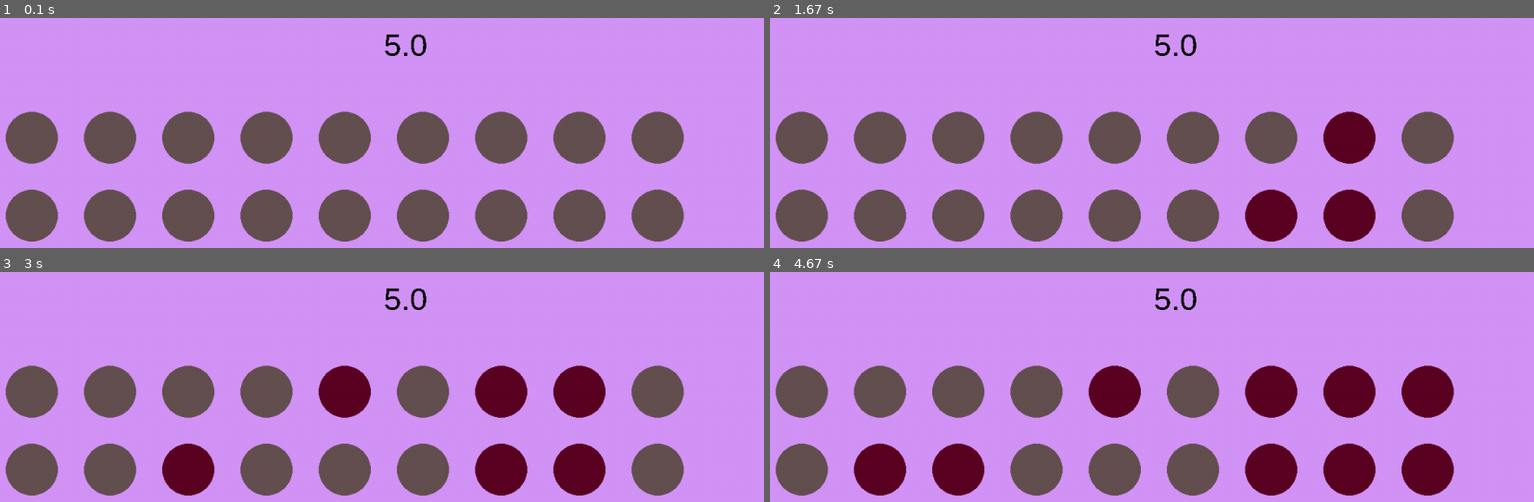
Above: before the commit, frames 1-4 (two rows, left to right).
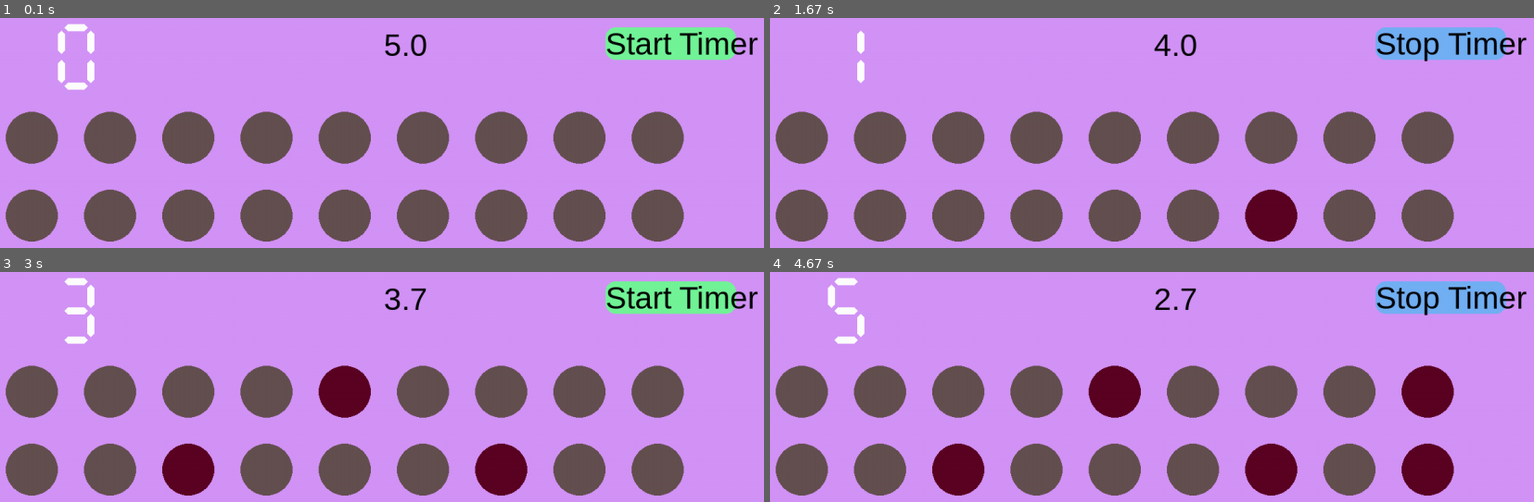
Above: after the commit, the same moments.

Repository: cjpalmer330/pygametest
Game: pygame game, started from main.py
The game is run twice, just before and just after one commit, with the same random seed, the same clock (stepped at 60 frames per second) and the same inputs.
Inputs (mouse positions are in pixels of both pictures, inside the frame that each line leads up to):
- Up to frame 1 (0.1 s): no input
- Up to frame 2 (1.67 s): press the mouse at (1442, 43) at 0.37 s; move the mouse to (1167, 100) at 0.47 s; release the mouse at (899, 158) at 0.6 s; press the mouse at (1442, 43) at 0.7 s; move the mouse to (1335, 195) at 0.8 s; release the mouse at (outside the picture) at 0.93 s; press the mouse at (1442, 43) at 1.03 s; move the mouse to (1343, 135) at 1.13 s; release the mouse at (1243, 227) at 1.27 s; click (1258, 213) at 1.38 s
- Up to frame 3 (3 s): press the mouse at (488, 467) at 1.7 s; move the mouse to (496, 423) at 1.8 s; release the mouse at (496, 380) at 1.93 s; press the mouse at (672, 297) at 2.03 s; move the mouse to (412, 426) at 2.13 s; release the mouse at (outside the picture) at 2.27 s; click (183, 483) at 2.38 s; click (336, 380) at 2.72 s
- Up to frame 4 (4.67 s): press the mouse at (1442, 297) at 3.03 s; move the mouse to (1167, 403) at 3.13 s; release the mouse at (outside the picture) at 3.27 s; click (1442, 476) at 3.38 s; press the mouse at (1442, 297) at 3.7 s; move the mouse to (1327, 375) at 3.8 s; release the mouse at (1220, 453) at 3.93 s; click (1449, 389) at 4.05 s; press the mouse at (1442, 297) at 4.37 s; move the mouse to (1159, 373) at 4.47 s; release the mouse at (876, 451) at 4.6 s

The runs differ from the first frame. In frame 1, 3.1% of the frame differs, in the area x 7-100%, y 2-32%; in frame 2, 5.3%; in frame 3, 6.8%; in frame 4, 8.1%, in the area x 7-100%, y 2-98%.

Commit message:
Aim clicker game, custom seven segment display

Diff:
--- a/main.py
+++ b/main.py
@@ -1,6 +1,8 @@
 import os
 import pygame
+from sevenSegment import sevenSegment
 import math
+
 # pygame setup
 pygame.init()
 screen = pygame.display.set_mode((1280, 720))
@@ -45,9 +47,19 @@
 # drawing
 timeBeforeReset = 5 * 60  # 60 is fps
 font = pygame.font.SysFont('Helvetica', 48)
-pushedStart = 0
+pushedStart, targetCount = 0, 0
+startGreen = '#73f598'
+startText = "Start Timer"
+startRectColor = startGreen
+
+# game run
 while running:
     screen.fill('#d394f7')
+
+    # start timer
+    startRect = pygame.Rect(screen.get_width() - 300, 50, 200, 50)
+    pygame.draw.rect(screen, startRectColor, startRect, 0 , 15)
+
     # timer
     if pushedStart:
         timeBeforeReset -= 1
@@ -55,13 +67,14 @@
             for target in targets:
                 target.targetColor = (100, 80, 80)
             timeBeforeReset = 5 * 60
+            targetCount = 0
 
-    #display tenths of a second
+    # display tenths of a second
     displayTimer = float(timeBeforeReset / 60)
-    text_surface = font.render(str("%.1f" % displayTimer), False, (0, 0, 0))
-    screen.blit(text_surface, (screen.get_width()/2, 50))
+    timerSurface = font.render(str("%.1f" % displayTimer), True, (0, 0, 0))
+    screen.blit(timerSurface, (screen.get_width() / 2, 50))
 
-    #drawing targets
+    # drawing targets
     for target in targets:
         pygame.draw.circle(screen, target.targetColor, (target.centerX, target.centerY), target.radius)
     # poll for events
@@ -69,21 +82,40 @@
     for event in pygame.event.get():
         if event.type == pygame.QUIT:
             running = False
+        elif event.type == pygame.MOUSEBUTTONDOWN:
+            mouseX, mouseY = pygame.mouse.get_pos()
+            # start and stop timer, change color to indicate
+            if ((startRect.x < mouseX < startRect.x + startRect.w) and
+                    (startRect.y < mouseY < startRect.y + startRect.h)):
+                print("inside the button")
+                if startRectColor == startGreen:
+                    startRectColor = '#73b0f5'
+                    startText = "Stop Timer"
+                    pushedStart = 1
+                else:
+                    startRectColor = startGreen
+                    startText = "Start Timer"
+                    pushedStart = 0
+
+            print(mouseX, mouseY, startRect.x, startRect.w, startRect.y, startRect.h, running)
+            # change target color on click
+            for target in targets:
+                if ((target.centerX - mouseX) ** 2 + (target.centerY - mouseY) ** 2) < target.radius ** 2:
+                    if(target.hit == 1): break
+                    target.hit = 1
+                    target.targetColor = '#5c0323'
+                    targetCount += 1
+                    break
 
     # on click we check if the position is within one of the target
     # if we are within the target set that target to 1 == hit, and change color
-    if pygame.mouse.get_pressed()[0]:
-        mouseX, mouseY = pygame.mouse.get_pos()
-        for target in targets:
-            if ((target.centerX - mouseX) ** 2 + (target.centerY - mouseY) ** 2) < target.radius ** 2:
-                target.hit = 1
-                target.targetColor = '#5c0323'
-                break
+    # print the start / stop text
+    startSurface = font.render(startText, True, (0, 0, 0))
+    screen.blit(startSurface, (screen.get_width() - 300, 48))
 
-    # fill the screen with a color to wipe away anything from last frame
-
-    # RENDER YOUR GAME HERE
-
+    # testing segment
+    testingSegment = sevenSegment(targetCount, 10, '#FFFFFF', '#333333', 150, 50, screen)
+    # testingSegment.drawHorizontalSegment('#FFFFFF', 150, 150)
     # flip() the display to put your work on screen
     pygame.display.flip()
 
--- /dev/null
+++ b/sevenSegment.py
@@ -0,0 +1,96 @@
+import pygame
+
+
+class sevenSegment:
+    segments = [0, 0, 0, 0, 0, 0, 0]
+
+    def __init__(self, inputNum, inputSize, activateColor, deactivateColor, posX, posY, inputScreen):
+        self.number = inputNum
+        self.activeColor = activateColor
+        self.deactiveColor = deactivateColor
+        self.sizeFactor = inputSize
+        self.posX = posX
+        self.posY = posY
+        self.screen = inputScreen
+        self.calcNum()
+        # position is the top left corner of the segment. all positions realtive to that point.
+
+    # calculating for the input num value
+
+    def calcNum(self):
+        """
+            |---0---|
+            5       1
+            |---6---|
+            4       2
+            |---3---|
+        """
+        # determining which segments to show
+        if self.number == 0:
+            self.segments = [1, 1, 1, 1, 1, 1, 0]
+        elif self.number == 1:
+            self.segments = [0, 1, 1, 0, 0, 0, 0]
+        elif self.number == 2:
+            self.segments = [1, 1, 0, 1, 1, 0, 1]
+        elif self.number == 3:
+            self.segments = [1, 1, 1, 1, 0, 0, 1]
+        elif self.number == 4:
+            self.segments = [0, 1, 1, 0, 0, 1, 1]
+        elif self.number == 5:
+            self.segments = [1, 0, 1, 1, 0, 1, 1]
+        elif self.number == 6:
+            self.segments = [1, 0, 1, 1, 1, 1, 1]
+        elif self.number == 7:
+            self.segments = [1, 1, 1, 0, 0, 0, 0]
+        elif self.number == 8:
+            self.segments = [1, 1, 1, 1, 1, 1, 1]
+        elif self.number == 9:
+            self.segments = [1, 1, 1, 1, 0, 1, 1]
+        else:
+            self.segments = [1, 1, 1, 1, 1, 1, 0]
+
+        # drawing the segments
+        # top bar
+        if self.segments[0] == 1:
+            self.drawHorizontalSegment(self.activeColor, self.posX, self.posY)
+        # top right
+        if self.segments[1] == 1:
+            self.drawVerticalSegment(self.activeColor, self.posX + 3.5 * self.sizeFactor + 5, self.posY + 5)
+        # bottom right
+        if self.segments[2] == 1:
+            self.drawVerticalSegment(self.activeColor, self.posX + 3.5 * self.sizeFactor + 5, self.posY + 3.5*self.sizeFactor + 15)
+        # bottom bar
+        if self.segments[3] == 1:
+            self.drawHorizontalSegment(self.activeColor, self.posX, self.posY + 7 * self.sizeFactor + 20)
+        # bottom left
+        if self.segments[4] == 1:
+            self.drawVerticalSegment(self.activeColor,  self.posX - 5, self.posY + 3.5*self.sizeFactor + 15)
+        # top left
+        if self.segments[5] == 1:
+            self.drawVerticalSegment(self.activeColor, self.posX - 5, self.posY + 5)
+        # middle bar
+        if self.segments[6] == 1:
+            self.drawHorizontalSegment(self.activeColor, self.posX, self.posY + 3.5 * self.sizeFactor + 10)
+
+    def drawHorizontalSegment(self, color, inputX, inputY):
+        pygame.draw.polygon(self.screen, color, [
+            (inputX, inputY),
+            #sqrt3 / 2 = 0.866, sqrt2 /2  = 0.707
+            (inputX + 0.5 * self.sizeFactor, inputY + self.sizeFactor * 0.5),
+            (inputX + 0.5 * self.sizeFactor + 2.5 * self.sizeFactor, inputY + self.sizeFactor * 0.5),
+            (inputX + 2 * 0.5 * self.sizeFactor + 2.5 * self.sizeFactor, inputY),
+            (inputX + 0.5 * self.sizeFactor + 2.5 * self.sizeFactor, inputY - self.sizeFactor * 0.5),
+            (inputX + 0.5 * self.sizeFactor, inputY - self.sizeFactor * 0.5),
+            (inputX, inputY)
+        ])
+
+    def drawVerticalSegment(self, color, inputX, inputY):
+        pygame.draw.polygon(self.screen, color, [
+            (inputX, inputY),
+            (inputX + self.sizeFactor * 0.5, inputY + 0.5 * self.sizeFactor),
+            (inputX + self.sizeFactor * 0.5, inputY + 0.5 * self.sizeFactor + 2.5 * self.sizeFactor),
+            (inputX, inputY + 2 * 0.5 * self.sizeFactor + 2.5 * self.sizeFactor),
+            (inputX - self.sizeFactor * 0.5, inputY + 0.5 * self.sizeFactor + 2.5 * self.sizeFactor),
+            (inputX - self.sizeFactor * 0.5, inputY + 0.5 * self.sizeFactor),
+            (inputX, inputY)
+        ])
Not shown, added: .gitignore
